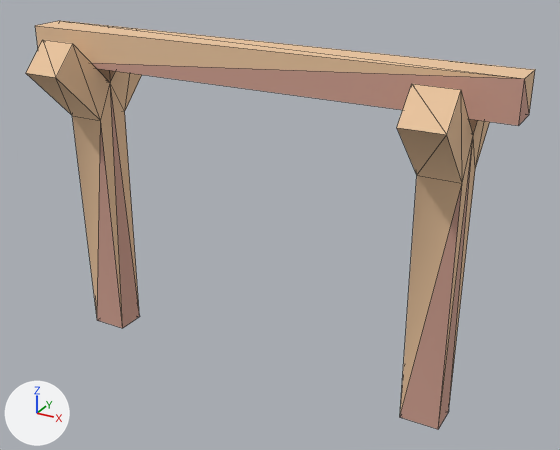
The glTF model example_game/world/props/campfire-stand.prop/model.glb, before and after one commit.
The view is the same before and after, from a camera (50 mm lens) standing at (0.755, -1.262, 0.958) and looking at (0.05, 0.02, 0.316). The lights are fixed; the arrows at lower left show +X, +Y and +Z. The picture after the commit comes second. Mesh edges are drawn as thin lines. Vertices at exactly the same position are counted once.

Script lines for the objects in view, before the commit:
```python
me_model = bpy.data.meshes.new('model')
me_model.from_pydata(...)  # 44 vertices, 76 faces; spans x -0.513..0.513, y -0.156..0.156, z -0.02..0.683
me_model.materials.append(mat_style)
ob_model = bpy.data.objects.new('model', me_model)
ob_model.location = (0.0, 0.0, 0.0)
```
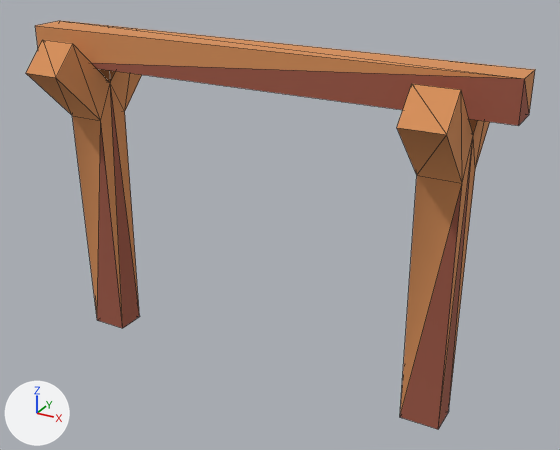
Where the change shows, as pixel boxes [x1, y1, x2, y2] in the pictures (560 x 450 px):
```json
{"part": 1, "of": "me_model", "change": "recoloured", "before": [26, 21, 535, 421], "after": [26, 21, 535, 421], "on screen": "beige to orange"}
{"part": 2, "of": "me_model", "change": "recoloured", "before": [92, 63, 529, 430], "after": [92, 63, 529, 430]}
```

The change, as JSON lines over the scene's bpy script:
```json
{"block": "me_model", "where": "me_model.from_pydata(...)  # 44 vertices, 76 faces; spans x -0.513..0.513, y -0.156..0.156, z -0.02..0.683"}
{"block": "me_model", "where": "# used by ob_model"}
{"block": "me_model", "change": "me_model part 1: 58 faces centred in x -0.513..0.513, y -0.137..0.137, z 0.325..0.683 are repainted in the vertex colours; the middle colour goes from beige #edc7a0 to orange #d9915a"}
{"block": "me_model", "change": "me_model part 2: 18 faces centred in x -0.513..0.513, y -0.038..0.038, z -0.02..0.632 are repainted in the vertex colours; the middle colour goes from beige #d0a090 to brown #a05a47"}
```
